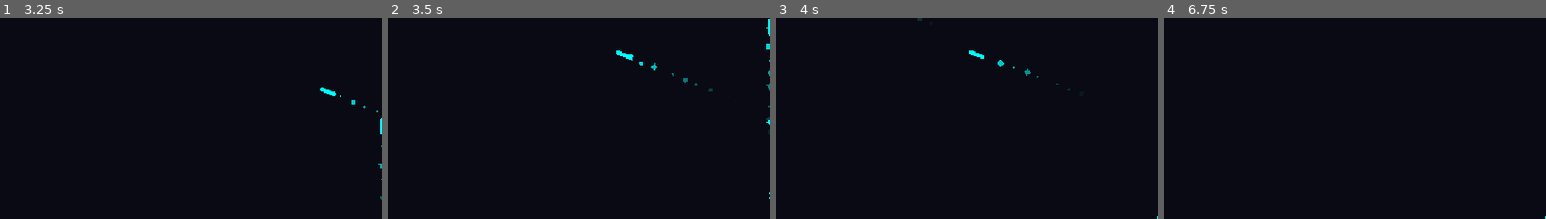
Above: before the commit, frames 1-4 (left to right).
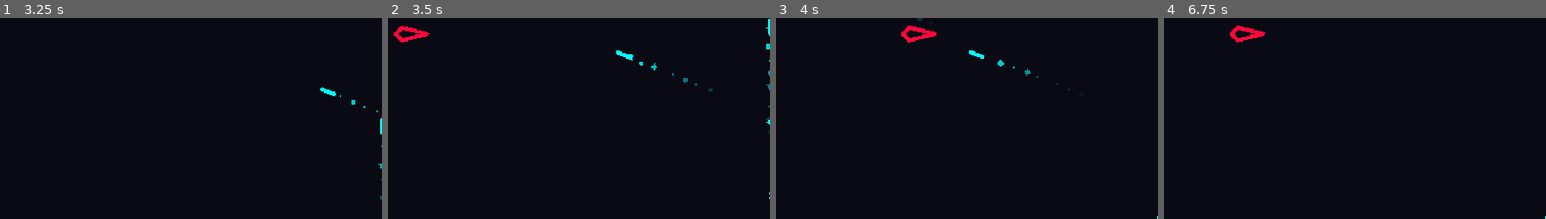
Above: after the commit, the same moments.

Repository: Paraldos/retro-stars
Game: Godot game, scene res://strato_defense/strato_defense.tscn
Two runs of this game, one before a commit and one after it. Both use one fixed random seed, a clock stepped at 60 frames per second and the inputs below.
Inputs:
- Up to frame 1 (3.25 s): tap Enter at 0.5 s; hold D (right) 0.53-1.28 s; hold A (left) 1.28-2.03 s; hold D (right) 2.03-2.78 s; hold Up (up) from 2.78 s (still down)
- Up to frame 2 (3.5 s): keep holding Up (up)
- Up to frame 3 (4 s): release Up (up) at 3.53 s; hold A (left) from 3.53 s (still down)
- Up to frame 4 (6.75 s): release A (left) at 5.78 s; hold D (right) 5.78-6.53 s; hold Up (up) from 6.53 s (still down)
The pictures show only the part of the screen within x 0-50%, y 9-59%; the shares and areas given below are measured in that part.

Frame 1 is identical in both runs. In frame 2, 0.3% of the frame differs, in the area x 1-11%, y 3-13%; in frame 3, 0.4%, in the area x 32-42%, y 3-13%; in frame 4, 0.4%.

Commit message:
working on enemies

Diff:
--- a/project.godot
+++ b/project.godot
@@ -53,6 +53,14 @@
 ]
 }
 
+[layer_names]
+
+2d_physics/layer_1="World"
+2d_physics/layer_2="Player"
+2d_physics/layer_3="Enemy"
+2d_physics/layer_4="PlayerHitbox"
+2d_physics/layer_5="EnemyHitbox"
+
 [rendering]
 
 renderer/rendering_method="gl_compatibility"
--- /dev/null
+++ b/strato_defense/enemies/enemy_template.gd
@@ -0,0 +1,30 @@
+extends CharacterBody2D
+
+var speed = 300
+var spawn_pos_left = 0
+var spawn_pos_right = 0
+var rng = RandomNumberGenerator.new()
+
+func _ready() -> void:
+	rng.randomize()
+	if rng.randi_range(0,1) == 0:
+		global_position = spawn_pos_right
+		scale.x = -1
+		speed *= -1
+	else:
+		global_position = spawn_pos_left
+
+func _physics_process(delta: float) -> void:
+	velocity = Vector2(speed,0)
+	move_and_slide()
+
+func _on_area_2d_area_entered(area: Area2D) -> void:
+	if global_position.y > 220: queue_free()
+	global_position.y += 85
+	if global_position.x > 0:
+		global_position.x = spawn_pos_left.x
+	else:
+		global_position.x = spawn_pos_right.x
+
+func _on_hitbox_area_entered(area: Area2D) -> void:
+	queue_free()
--- /dev/null
+++ b/strato_defense/enemies/enemy_template.tscn
@@ -0,0 +1,38 @@
+[gd_scene load_steps=4 format=3 uid="uid://b0k7vfij7vnbx"]
+
+[ext_resource type="Script" uid="uid://bawodat1d631q" path="res://strato_defense/enemies/enemy_template.gd" id="1_gqb1k"]
+
+[sub_resource type="RectangleShape2D" id="RectangleShape2D_gqb1k"]
+size = Vector2(16, 16)
+
+[sub_resource type="RectangleShape2D" id="RectangleShape2D_vlw50"]
+size = Vector2(42, 16)
+
+[node name="EnemyTemplate" type="CharacterBody2D"]
+modulate = Color(1, 0.027451, 0.227451, 1)
+script = ExtResource("1_gqb1k")
+
+[node name="Line2D" type="Line2D" parent="."]
+points = PackedVector2Array(32, 0, 0, -8, -8, 0, 0, 8)
+closed = true
+width = 5.0
+joint_mode = 2
+begin_cap_mode = 2
+end_cap_mode = 2
+
+[node name="BorderDetector" type="Area2D" parent="."]
+collision_layer = 0
+
+[node name="CollisionShape2D" type="CollisionShape2D" parent="BorderDetector"]
+shape = SubResource("RectangleShape2D_gqb1k")
+
+[node name="Hitbox" type="Area2D" parent="."]
+collision_layer = 0
+collision_mask = 8
+
+[node name="CollisionShape2D" type="CollisionShape2D" parent="Hitbox"]
+position = Vector2(11, 0)
+shape = SubResource("RectangleShape2D_vlw50")
+
+[connection signal="area_entered" from="BorderDetector" to="." method="_on_area_2d_area_entered"]
+[connection signal="area_entered" from="Hitbox" to="." method="_on_hitbox_area_entered"]
--- a/strato_defense/plaer_bullet/player_bullet.tscn
+++ b/strato_defense/plaer_bullet/player_bullet.tscn
@@ -1,9 +1,12 @@
-[gd_scene load_steps=3 format=3 uid="uid://cjcsllaf4em5v"]
+[gd_scene load_steps=4 format=3 uid="uid://cjcsllaf4em5v"]
 
 [ext_resource type="Script" uid="uid://h8kg63010807" path="res://strato_defense/plaer_bullet/player_bullet.gd" id="1_3nglb"]
 
 [sub_resource type="Gradient" id="Gradient_3nglb"]
 colors = PackedColorArray(1, 1, 1, 1, 1, 1, 1, 0)
+
+[sub_resource type="RectangleShape2D" id="RectangleShape2D_3nglb"]
+size = Vector2(6, 22)
 
 [node name="PlayerBullet" type="CharacterBody2D"]
 modulate = Color(0, 1, 1, 1)
@@ -27,3 +30,10 @@
 scale_amount_min = 2.0
 scale_amount_max = 7.0
 color_ramp = SubResource("Gradient_3nglb")
+
+[node name="Hitbox" type="Area2D" parent="."]
+collision_layer = 8
+collision_mask = 0
+
+[node name="CollisionShape2D" type="CollisionShape2D" parent="Hitbox"]
+shape = SubResource("RectangleShape2D_3nglb")
--- a/strato_defense/strato_defense.gd
+++ b/strato_defense/strato_defense.gd
@@ -4,6 +4,12 @@
 @onready var main_gun_middle: Node2D = %MainGunMiddle
 @onready var main_gun_right: Node2D = %MainGunRight
 @onready var attack_timer: Timer = %AttackTimer
+@onready var spawnpoint_left: Marker2D = %SpawnpointLeft
+@onready var spawnpoint_right: Marker2D = %SpawnpointRight
+@onready var enemies_container: Node2D = %EnemiesContainer
+var templates_for_enemies = [
+	preload("res://strato_defense/enemies/enemy_template.tscn")
+]
 
 func _physics_process(delta: float) -> void:
 	if Input.is_action_pressed("left") or Input.is_action_pressed("right") or Input.is_action_pressed("up"):
@@ -18,3 +24,10 @@
 	elif Input.is_action_pressed("right"):
 		main_gun_right._attack()
 	attack_timer.start()
+
+func _on_spawn_timer_timeout() -> void:
+	var enemy_template = templates_for_enemies[randi() % templates_for_enemies.size()]
+	var enemy = enemy_template.instantiate()
+	enemy.spawn_pos_left = spawnpoint_left.global_position
+	enemy.spawn_pos_right = spawnpoint_right.global_position
+	enemies_container.add_child(enemy)
--- a/strato_defense/strato_defense.tscn
+++ b/strato_defense/strato_defense.tscn
@@ -1,7 +1,10 @@
-[gd_scene load_steps=3 format=3 uid="uid://dqh3pydl6x7xg"]
+[gd_scene load_steps=4 format=3 uid="uid://dqh3pydl6x7xg"]
 
 [ext_resource type="PackedScene" uid="uid://d2rnxi0f7fa63" path="res://strato_defense/gun/main_gun.tscn" id="1_5khlk"]
 [ext_resource type="Script" uid="uid://bwanfcewuyagy" path="res://strato_defense/strato_defense.gd" id="1_mwui4"]
+
+[sub_resource type="SegmentShape2D" id="SegmentShape2D_mwui4"]
+b = Vector2(0, 512)
 
 [node name="StratoDefense" type="CanvasLayer"]
 script = ExtResource("1_mwui4")
@@ -14,30 +17,62 @@
 grow_vertical = 2
 color = Color(0.0392157, 0.0392157, 0.0784314, 1)
 
-[node name="Line2D" type="Line2D" parent="."]
+[node name="Level" type="Line2D" parent="."]
 position = Vector2(0, 48)
 points = PackedVector2Array(0, 336, 64, 336, 64, 448, 448, 448, 448, 312, 512, 312, 512, 448, 896, 448, 896, 336, 960, 336)
 width = 5.0
 joint_mode = 1
 begin_cap_mode = 2
 end_cap_mode = 2
+metadata/_edit_lock_ = true
 
-[node name="MainGunLeft" parent="." instance=ExtResource("1_5khlk")]
-unique_name_in_owner = true
-position = Vector2(32, 368)
-gun_position = "LEFT_TOWER"
+[node name="Borders" type="Area2D" parent="."]
+collision_mask = 0
 
-[node name="MainGunMiddle" parent="." instance=ExtResource("1_5khlk")]
-unique_name_in_owner = true
-position = Vector2(480, 344)
-gun_position = "MIDDLE_TOWER"
+[node name="CollisionShape2D" type="CollisionShape2D" parent="Borders"]
+position = Vector2(-192, 0)
+shape = SubResource("SegmentShape2D_mwui4")
 
-[node name="MainGunRight" parent="." instance=ExtResource("1_5khlk")]
-unique_name_in_owner = true
-position = Vector2(928, 368)
-gun_position = "RIGHT_TOWER"
+[node name="CollisionShape2D2" type="CollisionShape2D" parent="Borders"]
+position = Vector2(1152, 0)
+shape = SubResource("SegmentShape2D_mwui4")
 
 [node name="AttackTimer" type="Timer" parent="."]
 unique_name_in_owner = true
 wait_time = 0.4
 one_shot = true
+
+[node name="Guns" type="Node2D" parent="."]
+metadata/_edit_lock_ = true
+
+[node name="MainGunLeft" parent="Guns" instance=ExtResource("1_5khlk")]
+unique_name_in_owner = true
+position = Vector2(32, 368)
+gun_position = "LEFT_TOWER"
+
+[node name="MainGunMiddle" parent="Guns" instance=ExtResource("1_5khlk")]
+unique_name_in_owner = true
+position = Vector2(480, 344)
+gun_position = "MIDDLE_TOWER"
+
+[node name="MainGunRight" parent="Guns" instance=ExtResource("1_5khlk")]
+unique_name_in_owner = true
+position = Vector2(928, 368)
+gun_position = "RIGHT_TOWER"
+
+[node name="EnemiesContainer" type="Node2D" parent="."]
+unique_name_in_owner = true
+
+[node name="SpawnTimer" type="Timer" parent="."]
+wait_time = 3.0
+autostart = true
+
+[node name="SpawnpointLeft" type="Marker2D" parent="."]
+unique_name_in_owner = true
+position = Vector2(-128, 64)
+
+[node name="SpawnpointRight" type="Marker2D" parent="."]
+unique_name_in_owner = true
+position = Vector2(1088, 64)
+
+[connection signal="timeout" from="SpawnTimer" to="." method="_on_spawn_timer_timeout"]
Not shown, added: strato_defense/enemies/enemy_template.gd.uid
